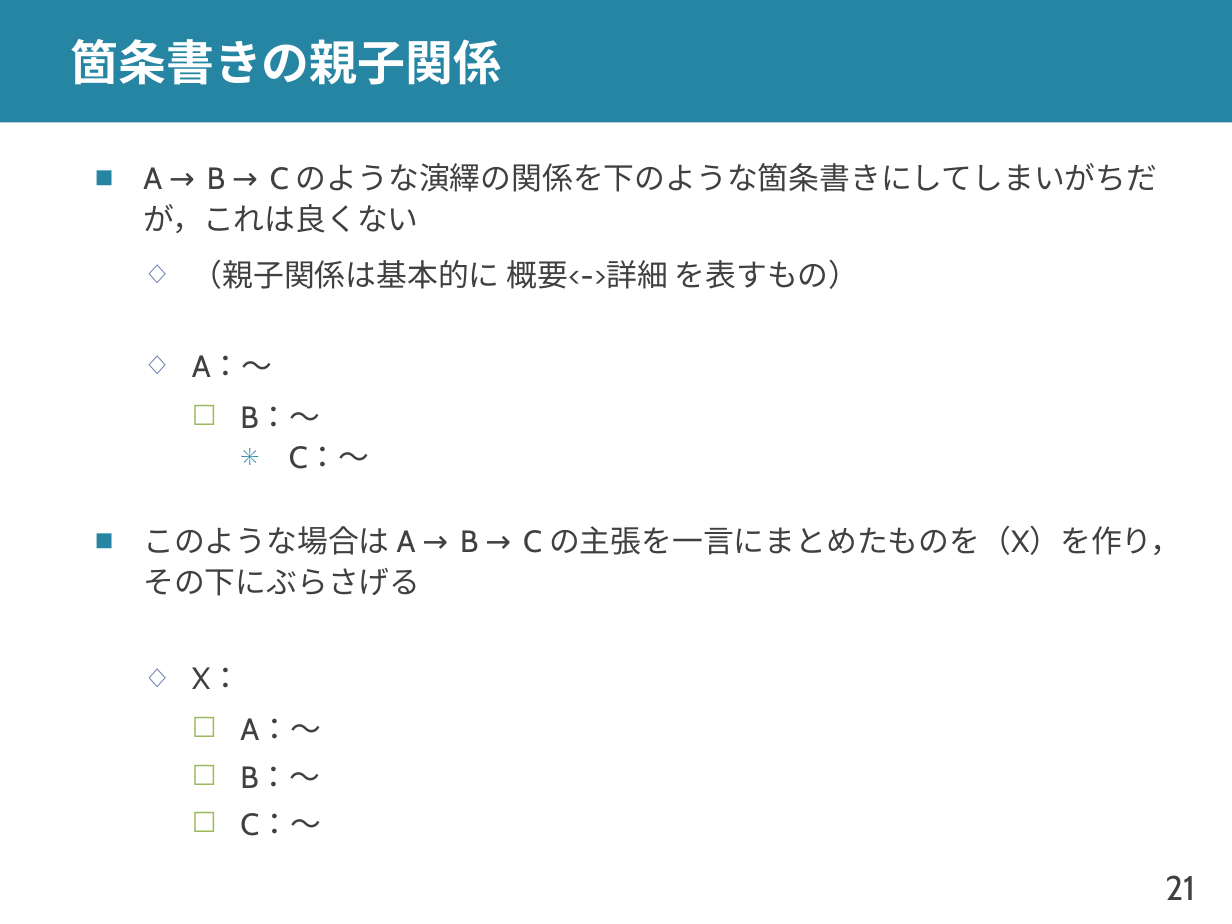
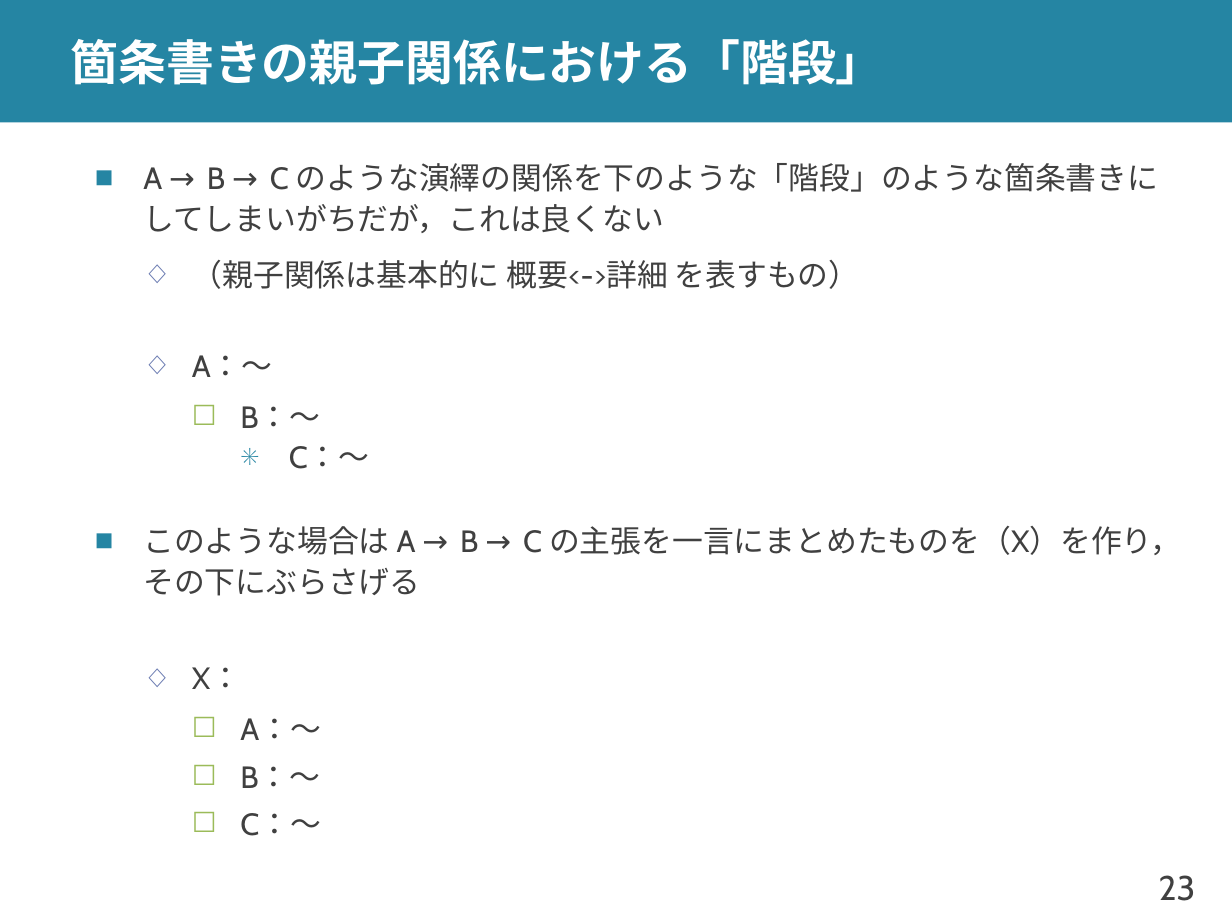
Before and after one commit to shioya-lab/how-to, a slide deck: slide 23 of plot.pptx (slide 21 before the commit). Drawn at 1232x924 pixels with LibreOffice and Linux fonts; fonts in the diff are those of the drawing. Boxes give left, top, right and bottom in pixels: in the first picture for what was removed or moved away, otherwise in the second. Text is boxed around its words. In the diff, an @@ line names an element or a change of style, - is before the commit and + after.

```diff
--- a/plot.pptx
+++ b/plot.pptx
@@ title at (x1=71, y1=39, x2=884, y2=85): text changed @@
-箇条書きの親子関係
+箇条書きの親子関係における「階段」
@@ text at (x1=143, y1=163, x2=1158, y2=233): text changed @@
-■ A → B → C のような演繹の関係を下のような箇条書きにしてしまいがちだが，これは良くない
+■ A → B → C のような演繹の関係を下のような「階段」のような箇条書きにしてしまいがちだが，これは良くない
@@ page number at (x1=1159, y1=875, x2=1196, y2=901): text changed @@
-21
+23
```
Also in this commit, not shown: 18 other slides changed, 5 slides added, 2 slides removed, 1 other file.
